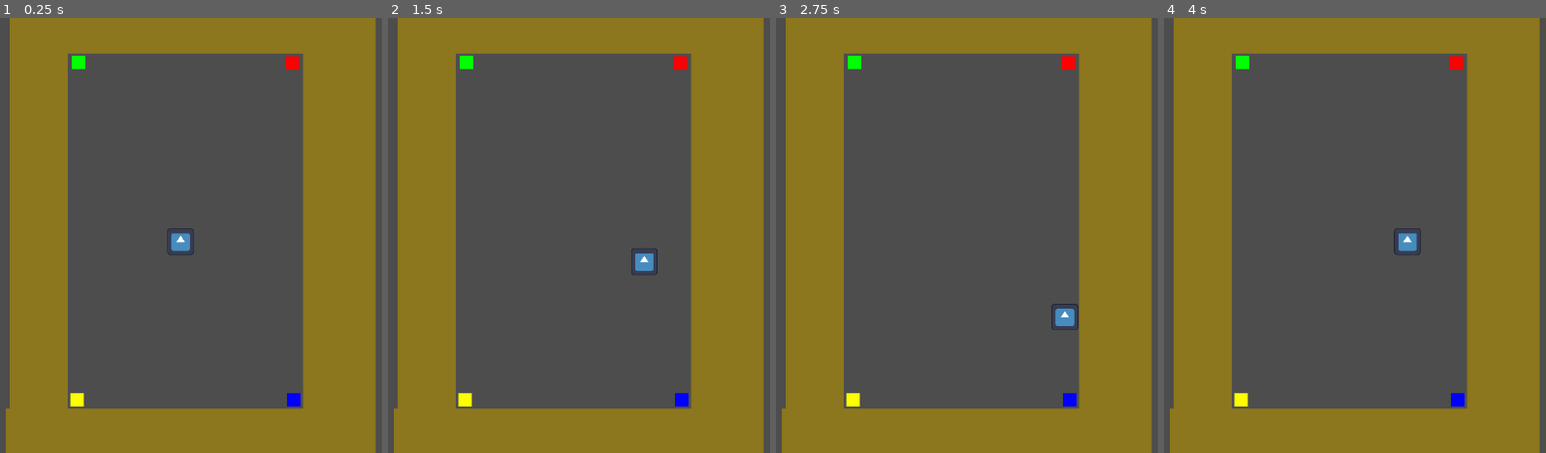
Above: before the commit, frames 1-4 (left to right).
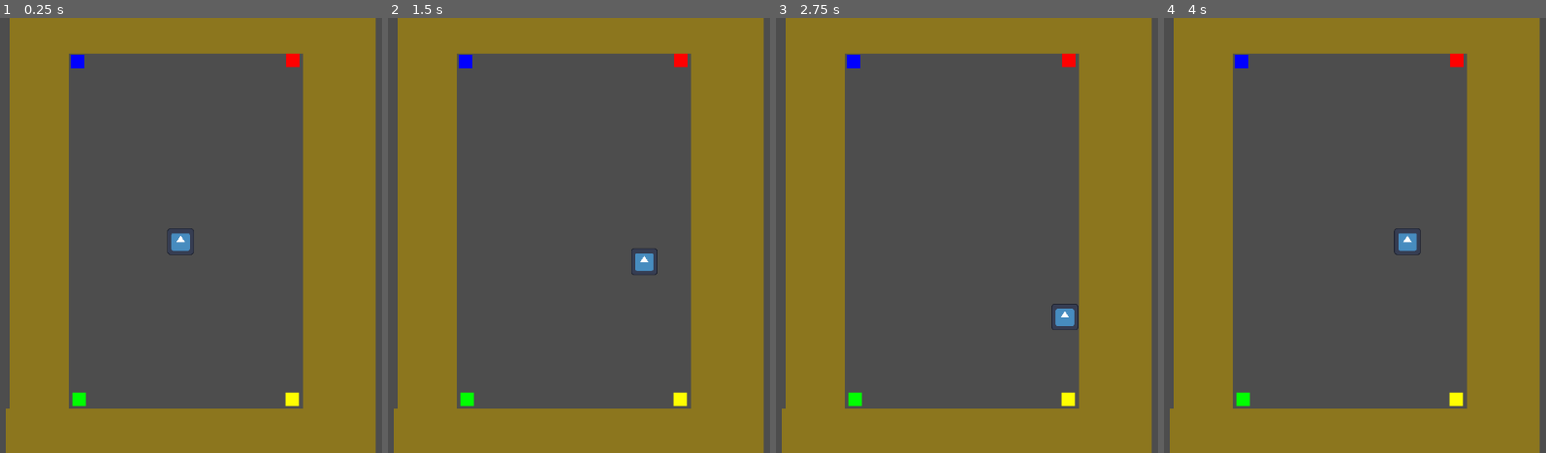
Above: after the commit, the same moments.

Repository: bemotta212/GameJam3
Game: Godot game, scene res://Scenes/level_01.tscn
Two runs of this game, one before a commit and one after it. Both use one fixed random seed, a clock stepped at 60 frames per second and the inputs below. The engine's default icon, where the game draws it, is replaced by a stand-in: a white triangle on a blue panel in a dark square.
Inputs:
- Up to frame 1 (0.25 s): no input
- Up to frame 2 (1.5 s): tap Enter at 0.5 s; hold D (Move_right) 0.53-1.28 s; hold S (Move_down) from 1.28 s (still down)
- Up to frame 3 (2.75 s): release S (Move_down) at 2.03 s; hold D (Move_right) from 2.03 s (still down)
- Up to frame 4 (4 s): tap Space at 2.75 s; release D (Move_right) at 2.78 s; hold W (Move_up) 2.78-3.53 s; hold A (Move_left) from 3.53 s (still down)

The runs differ from the first frame. In frame 1, 0.7% of the frame differs, in the area x 17-79%, y 8-90%; in frame 2, 0.7%; in frame 3, 0.7%; in frame 4, 0.7%.

Commit message:
Portas 2
O jogador agora teleporta após encostar em uma das portas

Diff:
--- a/iii-game-jam-unisinos/Scenes/level_01.tscn
+++ b/iii-game-jam-unisinos/Scenes/level_01.tscn
@@ -1,7 +1,7 @@
-[gd_scene load_steps=11 format=3 uid="uid://dyj7c6bvupsv5"]
+[gd_scene load_steps=7 format=3 uid="uid://dyj7c6bvupsv5"]
 
 [ext_resource type="PackedScene" uid="uid://lekbgvvc58t6" path="res://Scenes/jogador.tscn" id="1_skhut"]
-[ext_resource type="Script" path="res://Scripts/porta.gd" id="2_eielk"]
+[ext_resource type="PackedScene" uid="uid://chhe4nuh5xtwa" path="res://Scenes/porta.tscn" id="2_cp1n5"]
 
 [sub_resource type="RectangleShape2D" id="RectangleShape2D_kwles"]
 size = Vector2(91, 616)
@@ -15,14 +15,6 @@
 [sub_resource type="RectangleShape2D" id="RectangleShape2D_k73t7"]
 size = Vector2(464, 54)
 
-[sub_resource type="RectangleShape2D" id="RectangleShape2D_jrm6f"]
-
-[sub_resource type="RectangleShape2D" id="RectangleShape2D_byueg"]
-
-[sub_resource type="RectangleShape2D" id="RectangleShape2D_xohae"]
-
-[sub_resource type="RectangleShape2D" id="RectangleShape2D_r8qs7"]
-
 [node name="Level_01" type="Node2D"]
 
 [node name="Paredes" type="Node2D" parent="."]
@@ -33,7 +25,7 @@
 [node name="ColorRect" type="ColorRect" parent="Paredes/Parede_esquerda"]
 offset_left = 303.0
 offset_top = -5.0
-offset_right = 389.0
+offset_right = 391.0
 offset_bottom = 670.0
 color = Color(0.55046, 0.464676, 0.119736, 1)
 
@@ -88,69 +80,25 @@
 
 [node name="Portas" type="Node2D" parent="."]
 
-[node name="Cima_direita" type="Area2D" parent="Portas" node_paths=PackedStringArray("respawn_point")]
-position = Vector2(723, 67)
-collision_layer = 4
-script = ExtResource("2_eielk")
+[node name="Cima_esquerda" parent="Portas" node_paths=PackedStringArray("respawn_point") instance=ExtResource("2_cp1n5")]
+position = Vector2(404, 65)
 respawn_point = NodePath("../../Respawn")
+color = Color(0, 0, 1, 1)
 
-[node name="ColorRect" type="ColorRect" parent="Portas/Cima_direita"]
-offset_left = -10.0
-offset_top = -10.0
-offset_right = 10.0
-offset_bottom = 10.0
+[node name="Cima_direita" parent="Portas" node_paths=PackedStringArray("respawn_point") instance=ExtResource("2_cp1n5")]
+position = Vector2(724, 63)
+respawn_point = NodePath("../../Respawn")
 color = Color(1, 0, 0, 1)
 
-[node name="CollisionShape2D" type="CollisionShape2D" parent="Portas/Cima_direita"]
-shape = SubResource("RectangleShape2D_jrm6f")
-
-[node name="Cima_esquerda" type="Area2D" parent="Portas" node_paths=PackedStringArray("respawn_point")]
-position = Vector2(405, 66)
-collision_layer = 4
-script = ExtResource("2_eielk")
+[node name="Baixo_esquerda" parent="Portas" node_paths=PackedStringArray("respawn_point") instance=ExtResource("2_cp1n5")]
+position = Vector2(406, 568)
 respawn_point = NodePath("../../Respawn")
-
-[node name="ColorRect" type="ColorRect" parent="Portas/Cima_esquerda"]
-offset_left = -10.0
-offset_top = -10.0
-offset_right = 10.0
-offset_bottom = 10.0
 color = Color(0, 1, 0, 1)
 
-[node name="CollisionShape2D" type="CollisionShape2D" parent="Portas/Cima_esquerda"]
-shape = SubResource("RectangleShape2D_byueg")
-
-[node name="Baixo_direita" type="Area2D" parent="Portas" node_paths=PackedStringArray("respawn_point")]
-position = Vector2(725, 569)
-collision_layer = 4
-script = ExtResource("2_eielk")
+[node name="Baixo_direita" parent="Portas" node_paths=PackedStringArray("respawn_point") instance=ExtResource("2_cp1n5")]
+position = Vector2(723, 568)
 respawn_point = NodePath("../../Respawn")
-
-[node name="ColorRect" type="ColorRect" parent="Portas/Baixo_direita"]
-offset_left = -10.0
-offset_top = -10.0
-offset_right = 10.0
-offset_bottom = 10.0
-color = Color(0, 0, 1, 1)
-
-[node name="CollisionShape2D" type="CollisionShape2D" parent="Portas/Baixo_direita"]
-shape = SubResource("RectangleShape2D_xohae")
-
-[node name="Baixo_esquerda" type="Area2D" parent="Portas" node_paths=PackedStringArray("respawn_point")]
-position = Vector2(403, 569)
-collision_layer = 4
-script = ExtResource("2_eielk")
-respawn_point = NodePath("../../Respawn")
-
-[node name="ColorRect" type="ColorRect" parent="Portas/Baixo_esquerda"]
-offset_left = -10.0
-offset_top = -10.0
-offset_right = 10.0
-offset_bottom = 10.0
 color = Color(1, 1, 0, 1)
-
-[node name="CollisionShape2D" type="CollisionShape2D" parent="Portas/Baixo_esquerda"]
-shape = SubResource("RectangleShape2D_r8qs7")
 
 [node name="Respawn" type="Marker2D" parent="."]
 position = Vector2(557, 333)
--- /dev/null
+++ b/iii-game-jam-unisinos/Scenes/porta.tscn
@@ -0,0 +1,22 @@
+[gd_scene load_steps=3 format=3 uid="uid://chhe4nuh5xtwa"]
+
+[ext_resource type="Script" path="res://Scripts/porta.gd" id="1_87p42"]
+
+[sub_resource type="RectangleShape2D" id="RectangleShape2D_jrm6f"]
+
+[node name="Porta" type="Area2D"]
+collision_layer = 4
+collision_mask = 3
+script = ExtResource("1_87p42")
+
+[node name="ColorRect" type="ColorRect" parent="."]
+offset_left = -10.0
+offset_top = -10.0
+offset_right = 10.0
+offset_bottom = 10.0
+metadata/_edit_use_anchors_ = true
+
+[node name="CollisionShape2D" type="CollisionShape2D" parent="."]
+shape = SubResource("RectangleShape2D_jrm6f")
+
+[connection signal="body_entered" from="." to="." method="on_player_entered"]
--- a/iii-game-jam-unisinos/Scripts/jogador.gd
+++ b/iii-game-jam-unisinos/Scripts/jogador.gd
@@ -20,3 +20,6 @@
 		velocity.y = move_toward(velocity.x, 0, SPEED)
 
 	move_and_slide()
+
+func respawn(respawn_point: Marker2D):
+	position = respawn_point.position
--- a/iii-game-jam-unisinos/Scripts/porta.gd
+++ b/iii-game-jam-unisinos/Scripts/porta.gd
@@ -1,3 +1,14 @@
 extends Area2D
 
 @export var respawn_point : Marker2D
+@export var color : Color = Color.WHITE
+
+@onready var color_rect : ColorRect = $ColorRect
+
+func _ready() -> void:
+	color_rect.color = color
+
+#Caso o jogador colida com a porta, teleporta ele pro respawn point
+func on_player_entered(body: CharacterBody2D):
+	if respawn_point and body.has_method("respawn"):
+		body.respawn(respawn_point)
Not shown, added: iii-game-jam-unisinos/Assets/Audio/audiopapkin-mechanical-sfx-001-314771.mp3.import
Not shown, added: iii-game-jam-unisinos/Assets/Audio/audiopapkin-mechanical-sfx-002-314773.mp3.import
Not shown, added: iii-game-jam-unisinos/Assets/Audio/audiopapkin-mechanical-sfx-003-314772.mp3.import
Not shown, added: iii-game-jam-unisinos/Assets/Audio/audiopapkin-mechanical-sfx-004-314774.mp3.import
Not shown, added: iii-game-jam-unisinos/Assets/Audio/audiopapkin-mechanical-sfx-005-314775.mp3.import
Not shown, added: iii-game-jam-unisinos/Assets/Audio/audiopapkin-mechanical-sfx-006-314776.mp3.import
Not shown, added: iii-game-jam-unisinos/Assets/Audio/audiopapkin-mechanical-sfx-007-314767.mp3.import
Not shown, added: iii-game-jam-unisinos/Assets/Audio/audiopapkin-mechanical-sfx-008-314768.mp3.import
Not shown, added: iii-game-jam-unisinos/Assets/Audio/audiopapkin-mechanical-sfx-009-314769.mp3.import
Not shown, added: iii-game-jam-unisinos/Assets/Audio/audiopapkin-mechanical-sfx-010-314770.mp3.import
Not shown, added: iii-game-jam-unisinos/Assets/Audio/audiopapkin-mechanical-sfx-011-314784.mp3.import
Not shown, added: iii-game-jam-unisinos/Assets/Audio/audiopapkin-mechanical-sfx-012-314785.mp3.import
(and 69 more such lines)
